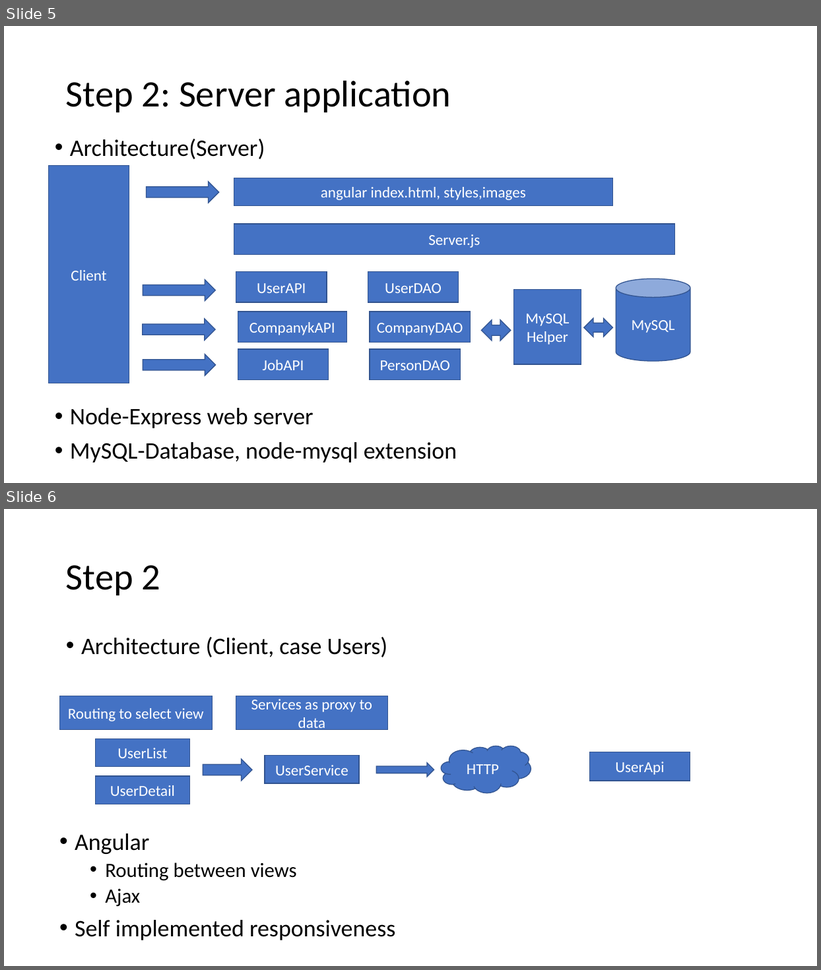
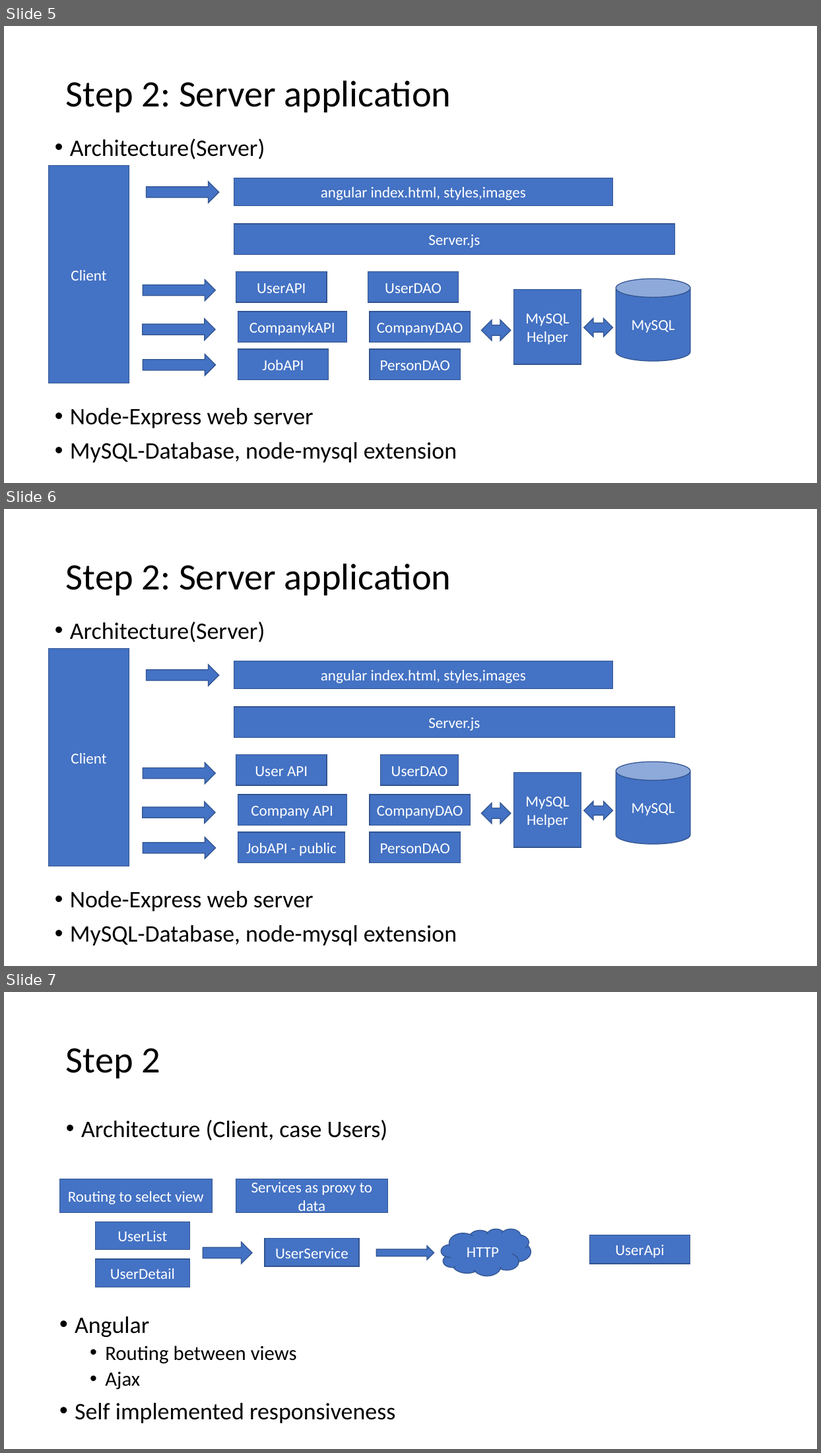
Before and after one commit to fywest/jobbox, a slide deck: jobbox.pptx. Shown one above the other, each under a label of ours: slides 5 and 6 before the commit, slides 5, 6 and 7 after it. The pictures are 821x970 and 821x1453 pixels, drawn with LibreOffice and Linux fonts; fonts in the diff are those of the drawing. Boxes give left, top, right and bottom in pixels: in the first picture for what was removed or moved away, otherwise in the second. Text is boxed around its words. In the diff, an @@ line names an element or a change of style, - is before the commit and + after.

Commit message:
update

```diff
--- a/jobbox.pptx
+++ b/jobbox.pptx
@@ slide 6 added at [4,509,817,966], background #FFFFFF @@
@@ title added at [66,563,451,595], 44 pt, text #000000 @@
+Step 2: Server application
@@ text added at [70,622,265,642], 28 pt, text #000000 @@
+• Architecture(Server)
@@ rectangle added at [48,649,129,867], fill #4472C4, outline #325491 1 pt, 18 pt, text #FFFFFF @@
+Client
@@ right arrow added at [146,665,218,686], fill #4472C4, outline #325491 1 pt @@
@@ rectangle added at [234,661,613,689], fill #4472C4, outline #325491 1 pt, 18 pt, text #FFFFFF @@
+angular index.html, styles,images
@@ rectangle added at [234,707,675,738], fill #4472C4, outline #325491 1 pt, 18 pt, text #FFFFFF @@
+Server.js
@@ right arrow added at [143,762,215,784], fill #4472C4, outline #325491 1 pt @@
@@ rectangle added at [236,755,327,786], fill #4472C4, outline #325491 1 pt, 18 pt, text #FFFFFF @@
+User API
@@ rectangle added at [380,755,459,786], fill #4472C4, outline #325491 1 pt, 18 pt, text #FFFFFF @@
+UserDAO
@@ cylinder added at [616,762,690,844], fill #4472C4, outline #325491 1 pt, 18 pt, text #FFFFFF @@
+MySQL
@@ rectangle added at [514,772,581,848], fill #4472C4, outline #325491 1 pt, 18 pt, text #FFFFFF @@
+MySQL
+Helper
@@ right arrow added at [143,802,215,823], fill #4472C4, outline #325491 1 pt @@
@@ rectangle added at [238,795,347,826], fill #4472C4, outline #325491 1 pt, 18 pt, text #FFFFFF @@
+Company API
@@ rectangle added at [370,795,471,826], fill #4472C4, outline #325491 1 pt, 18 pt, text #FFFFFF @@
+CompanyDAO
@@ left right arrow added at [482,803,511,824], fill #4472C4, outline #325491 1 pt @@
@@ left right arrow added at [584,802,613,821], fill #4472C4, outline #325491 1 pt @@
@@ right arrow added at [143,838,216,859], fill #4472C4, outline #325491 1 pt @@
@@ rectangle added at [238,832,345,863], fill #4472C4, outline #325491 1 pt, 18 pt, text #FFFFFF @@
+JobAPI - public
@@ rectangle added at [370,832,461,863], fill #4472C4, outline #325491 1 pt, 18 pt, text #FFFFFF @@
+PersonDAO
@@ text added at [70,891,457,946], 28 pt, text #000000 @@
+• Node-Express web server
+• MySQL-Database, node-mysql extension
@@ what was slide 6 is now slide 7 @@
```
Also in this commit, not shown: 2 slides changed, 2 other slides added.
